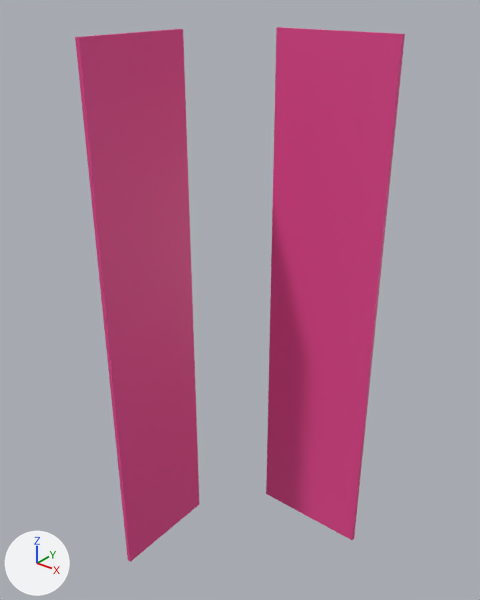
One commit to the Blender file Random_Tests/Wall_Types/from_Blender/Wall_Types_1.blend: the scene before it, then after it.
Both versions are drawn from a 50 mm camera at (2.41, -2.91, 3.23) aimed at (0.43, -0.43, 1.69). The axes (+X, +Y, +Z) are drawn at lower left. The lights are the same throughout.

Names of what the first picture shows: 'IfcWall/Wall', 'IfcWall/Wall.001'.
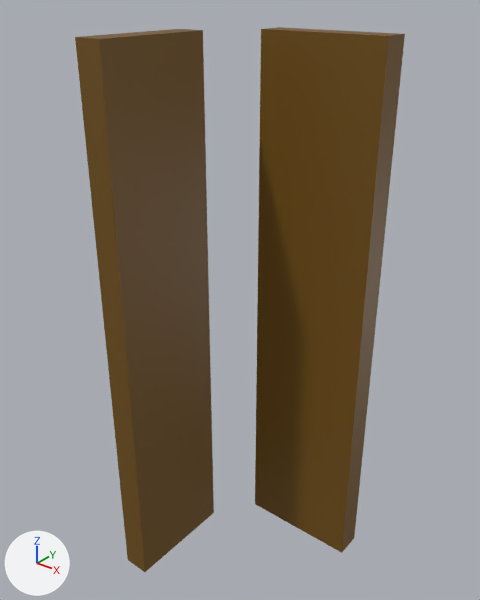
Edits to the scene script, one JSON object a line:
```json
{"op": "set", "path": "mat_wally_material.base_color", "old": "(0.8, 0.0634, 0.282)", "new": "(0.173, 0.0829, 0.00516)", "note": "pink #e74791 -> brown #735110"}
{"block": "me_30_455", "where": "me_30_455.from_pydata(...)  # 8 vertices, 6 faces; spans x 0.0..0.63, y 0.0..0.02, z 0.0..3.0"}
{"block": "me_30_455", "where": "# used by ob_ifcwall_wall; location = (0.0, -0.365, 0.0); rotation_euler = (0.0, 0.0, -1.571), in degrees (0, 0, -90)"}
{"block": "me_30_455", "change": "me_30_455 part 1: the whole mesh is scaled about the mesh origin by (1, 6.25, 1)"}
{"block": "me_30_477", "where": "me_30_477.from_pydata(...)  # 8 vertices, 6 faces; spans x 0.0..0.68, y 0.0..0.02, z 0.0..3.0"}
{"block": "me_30_477", "where": "# used by ob_ifcwall_wall_001; location = (1.0, 0.024, 0.0); rotation_euler = (0.0, 0.0, 3.142), in degrees (0, 0, 180)"}
{"block": "me_30_477", "change": "me_30_477 part 2: the whole mesh is scaled about the mesh origin by (1, 6.25, 1)"}
```

Changed parts and their boxes (x1, y1, x2, y2) in the pictures (480 x 600 px):
```json
{"object": "IfcWall/Wall.001", "change": "recoloured, mesh rescaled", "before": [266, 27, 405, 540], "after": [255, 27, 405, 553], "on screen": "pink to brown, 8% wider"}
{"object": "IfcWall/Wall", "change": "recoloured, mesh rescaled", "before": [75, 29, 199, 562], "after": [75, 29, 214, 572], "on screen": "pink to brown, 12% wider"}
```
